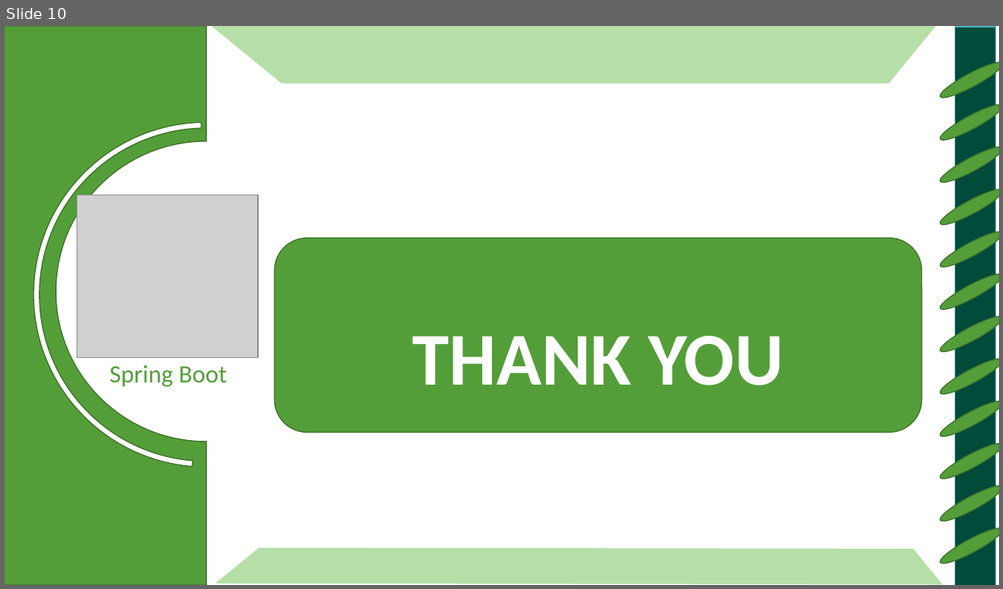
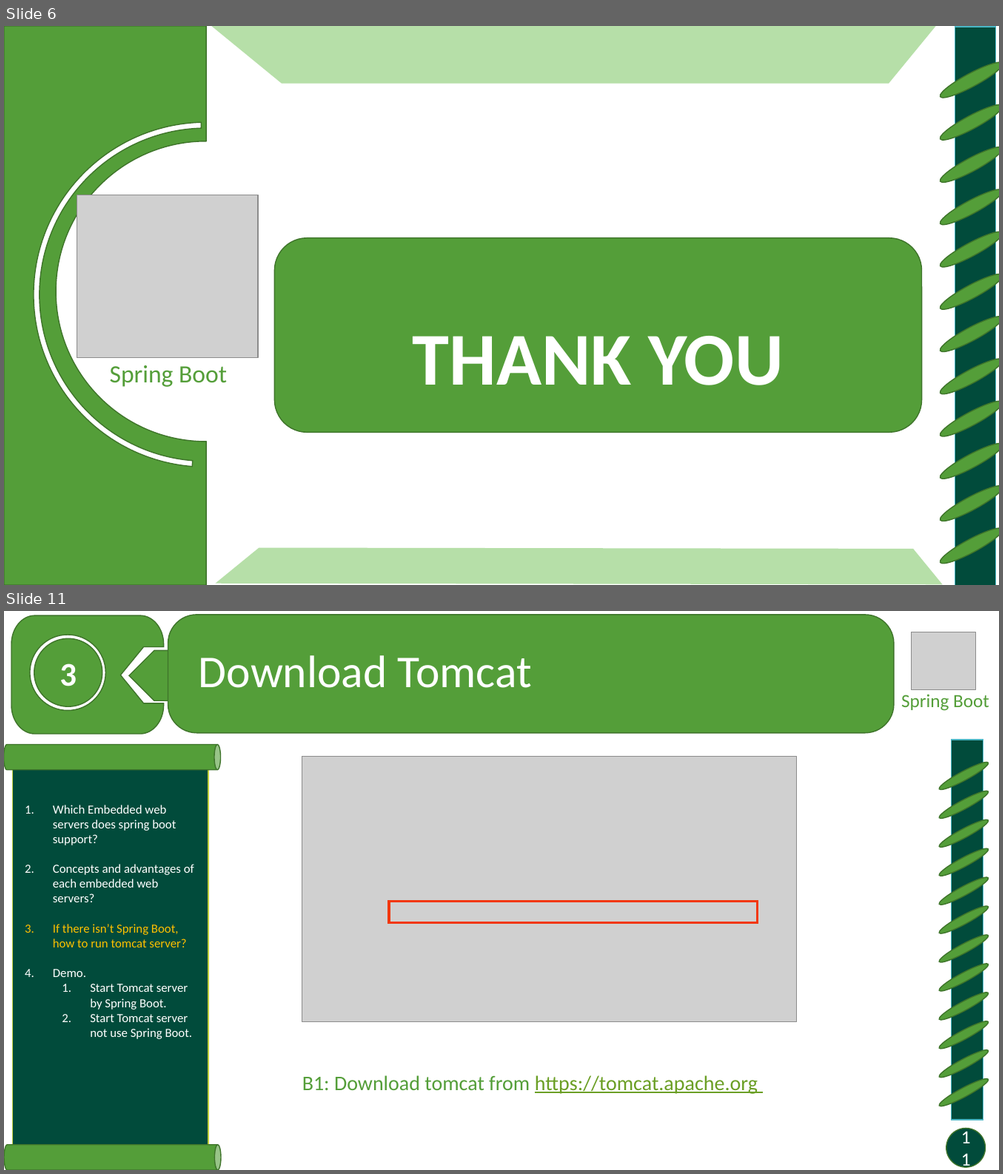
Before and after one commit to minhdua/Spring-boot-tutorial, a slide deck: Docs/Embedded containers.pptx. Shown one above the other, each under a label of ours: slide 10 before the commit, slides 6 and 11 after it; the slides between them are not shown. The pictures are 1003x589 and 1003x1174 pixels, drawn with LibreOffice and Linux fonts; fonts in the diff are those of the drawing; grey boxes stand for pictures. Boxes give left, top, right and bottom in pixels: in the first picture for what was removed or moved away, otherwise in the second. Text is boxed around its words. In the diff, an @@ line names an element or a change of style, - is before the commit and + after.

```diff
--- a/Docs/Embedded containers.pptx
+++ b/Docs/Embedded containers.pptx
@@ slide 11 added at [4, 611, 999, 1170], background #FFFFFF at 54% opacity @@
@@ freeform shape added at [11, 615, 164, 734], fill #549E39, outline #3E752A 1 pt @@
@@ rounded rectangle added at [168, 615, 894, 733], fill #549E39, outline #3E752A 1 pt @@
@@ picture added at [911, 632, 976, 690] @@
@@ ellipse added at [34, 638, 102, 706], fill #549E39, outline #3E752A 1 pt, 32 pt, text #FFFFFF, bold @@
+3
@@ pentagon arrow added at [129, 650, 219, 701], fill #549E39, outline #3E752A 1 pt @@
@@ title added at [199, 655, 532, 688], 44 pt, text #FFFFFF @@
+Download Tomcat
@@ text added at [901, 694, 989, 711], 18 pt, text #549E39 @@
+Spring Boot
@@ rectangle added at [950, 740, 983, 1121], fill #014B3B, outline #4AB5C4 1 pt @@
@@ cylinder added at [4, 745, 221, 770], fill #549E39, outline #3E752A 1 pt @@
@@ rectangle added at [12, 744, 208, 1170], fill #014B3B, outline #C0CF3A 1 pt @@
@@ picture added at [302, 757, 797, 1023] @@
@@ ellipse added at [937, 759, 990, 793], fill #549E39, outline #3E752A 1 pt @@
@@ ellipse added at [937, 788, 990, 822], fill #549E39, outline #3E752A 1 pt @@
@@ text added at [53, 805, 194, 1039], 12 pt, text #FFFFFF @@
+1. Which Embedded web servers does spring boot support?
+2. Concepts and advantages of each embedded web servers?
+3. If there isn’t Spring Boot, how to run tomcat server?
+4. Demo.
+  1. Start Tomcat server by Spring Boot.
+  2. Start Tomcat server not use Spring Boot.
@@ ellipse added at [937, 816, 990, 851], fill #549E39, outline #3E752A 1 pt @@
@@ ellipse added at [937, 846, 990, 880], fill #549E39, outline #3E752A 1 pt @@
@@ ellipse added at [937, 874, 990, 908], fill #549E39, outline #3E752A 1 pt @@
@@ rectangle added at [389, 901, 757, 923], outline #F2370D 2.25 pt @@
@@ ellipse added at [937, 903, 990, 937], fill #549E39, outline #3E752A 1 pt @@
@@ ellipse added at [937, 932, 990, 966], fill #549E39, outline #3E752A 1 pt @@
@@ ellipse added at [937, 961, 990, 995], fill #549E39, outline #3E752A 1 pt @@
@@ ellipse added at [937, 989, 990, 1024], fill #549E39, outline #3E752A 1 pt @@
@@ ellipse added at [937, 1018, 990, 1053], fill #549E39, outline #3E752A 1 pt @@
@@ ellipse added at [937, 1047, 990, 1081], fill #549E39, outline #3E752A 1 pt @@
@@ text added at [302, 1076, 757, 1094], 20 pt, text #6B9F25, underline @@
+B1: Download tomcat from https://tomcat.apache.org
@@ ellipse added at [937, 1076, 990, 1111], fill #549E39, outline #3E752A 1 pt @@
@@ page number added at [946, 1129, 985, 1167], fill #014B3B, outline #3E752A 1 pt, 18 pt, text #FFFFFF @@
+11
@@ cylinder added at [4, 1145, 221, 1170], fill #549E39, outline #3E752A 1 pt @@
@@ what was slide 10 is now slide 6 @@
```
Also in this commit, not shown: 8 slides changed, 11 other slides added, 1 other file.
